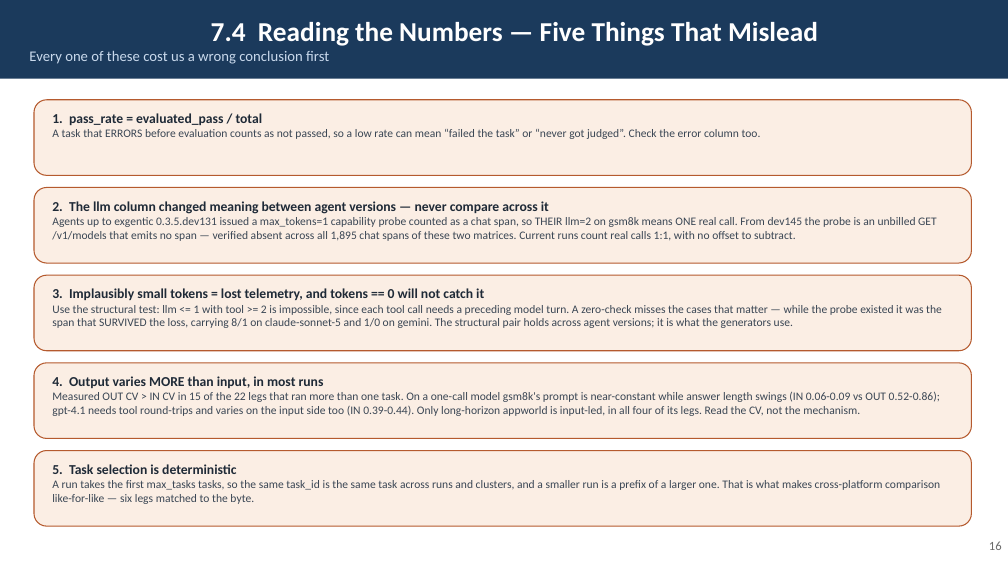
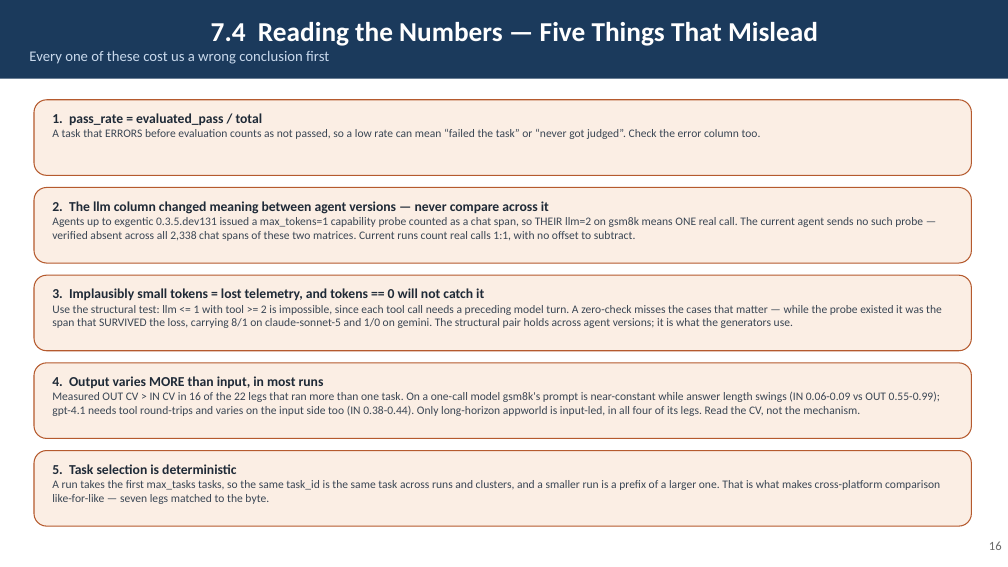
Before and after one commit to rossoctl/autobench, a slide deck: slide 16 of docs/AutoBench.pptx. Drawn at 1008x567 pixels with LibreOffice and Linux fonts; fonts in the diff are those of the drawing. Boxes give left, top, right and bottom in pixels: in the first picture for what was removed or moved away, otherwise in the second. Text is boxed around its words. In the diff, an @@ line names an element or a change of style, - is before the commit and + after.

```diff
--- a/docs/AutoBench.pptx
+++ b/docs/AutoBench.pptx
@@ text in rounded rectangle at (52, 217, 923, 241): text changed @@
-Agents up to exgentic 0.3.5.dev131 issued a max_tokens=1 capability probe counted as a chat span, so THEIR llm=2 on gsm8k means ONE real call. From dev145 the probe is an unbilled GET /v1/models that emits no span — verified absent across all 1,895 chat spans of these two matrices. Current runs count real calls 1:1, with no offset to subtract.
+Agents up to exgentic 0.3.5.dev131 issued a max_tokens=1 capability probe counted as a chat span, so THEIR llm=2 on gsm8k means ONE real call. The current agent sends no such probe — verified absent across all 2,338 chat spans of these two matrices. Current runs count real calls 1:1, with no offset to subtract.
@@ text in rounded rectangle at (52, 392, 940, 416): text changed @@
-Measured OUT CV > IN CV in 15 of the 22 legs that ran more than one task. On a one-call model gsm8k's prompt is near-constant while answer length swings (IN 0.06-0.09 vs OUT 0.52-0.86); gpt-4.1 needs tool round-trips and varies on the input side too (IN 0.39-0.44). Only long-horizon appworld is input-led, in all four of its legs. Read the CV, not the mechanism.
+Measured OUT CV > IN CV in 16 of the 22 legs that ran more than one task. On a one-call model gsm8k's prompt is near-constant while answer length swings (IN 0.06-0.09 vs OUT 0.55-0.99); gpt-4.1 needs tool round-trips and varies on the input side too (IN 0.38-0.44). Only long-horizon appworld is input-led, in all four of its legs. Read the CV, not the mechanism.
@@ text in rounded rectangle at (52, 480, 940, 504): text changed @@
-A run takes the first max_tasks tasks, so the same task_id is the same task across runs and clusters, and a smaller run is a prefix of a larger one. That is what makes cross-platform comparison like-for-like — six legs matched to the byte.
+A run takes the first max_tasks tasks, so the same task_id is the same task across runs and clusters, and a smaller run is a prefix of a larger one. That is what makes cross-platform comparison like-for-like — seven legs matched to the byte.
```
Also in this commit, not shown: 18 other slides changed, 4 other files.
